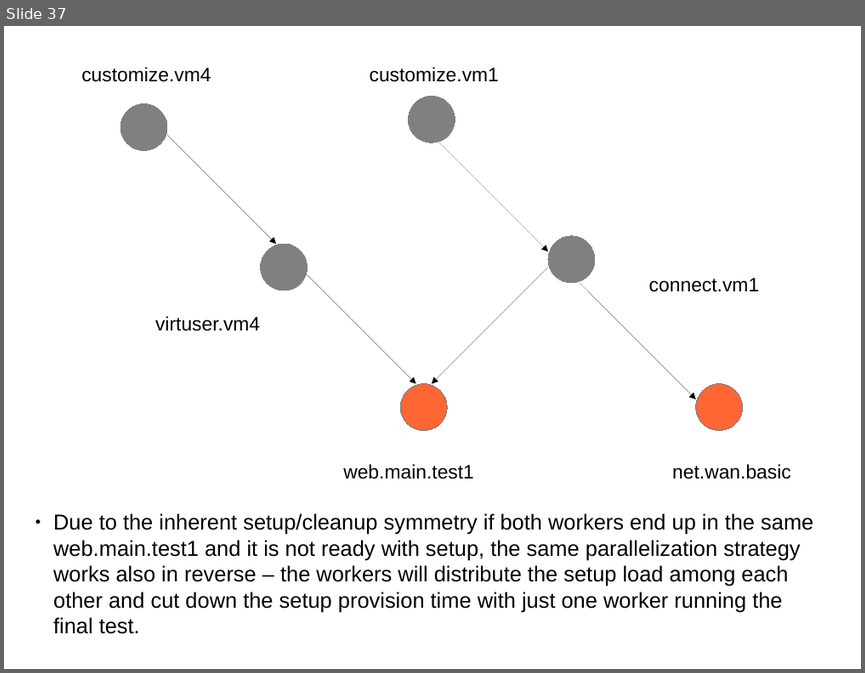
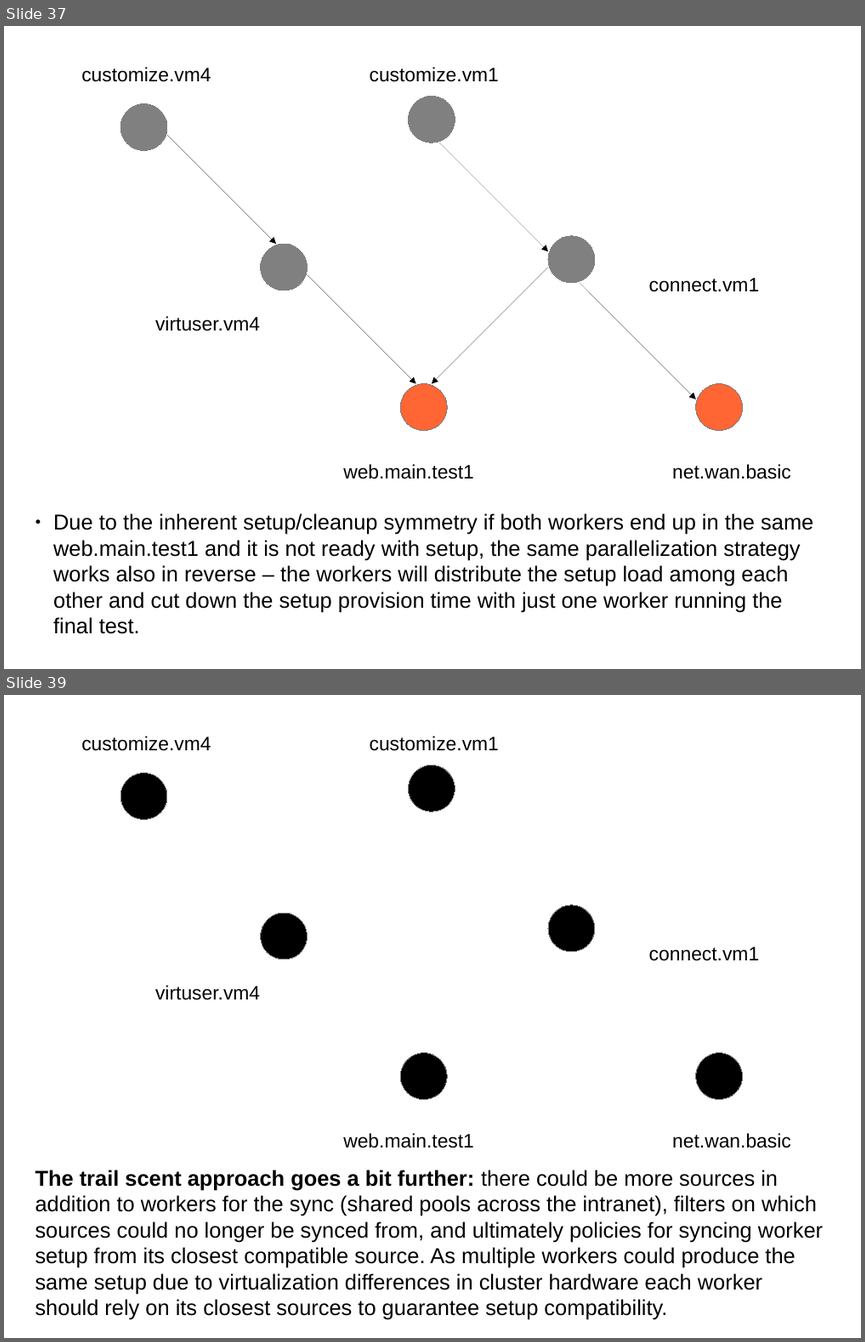
Before and after one commit to intra2net/avocado-i2n, a slide deck: doc/test_traversal_algorithm.odp. Shown one above the other, each under a label of ours: slide 37 before the commit, slides 37 and 39 after it; the slides between them are not shown. The pictures are 865x673 and 865x1342 pixels, drawn with LibreOffice and Linux fonts; fonts in the diff are those of the drawing. Boxes give left, top, right and bottom in pixels: in the first picture for what was removed or moved away, otherwise in the second. Text is boxed around its words. In the diff, an @@ line names an element or a change of style, - is before the commit and + after.

```diff
--- a/doc/test_traversal_algorithm.odp
+++ b/doc/test_traversal_algorithm.odp
@@ slide 39 added at (4, 695, 861, 1338), background #FFFFFF @@
@@ text added at (81, 736, 211, 751), 18 pt, text #000000 @@
+customize.vm4
@@ text added at (370, 736, 499, 751), 18 pt, text #000000 @@
+customize.vm1
@@ ellipse added at (409, 765, 455, 811), fill #000000, outline #808080 0 pt @@
@@ ellipse added at (120, 772, 167, 819), fill #000000, outline #808080 0 pt @@
@@ ellipse added at (261, 913, 307, 959), fill #000000, outline #808080 0 pt @@
@@ ellipse added at (548, 905, 595, 952), fill #000000, outline #808080 0 pt @@
@@ text added at (649, 947, 759, 961), 18 pt, text #000000 @@
+connect.vm1
@@ text added at (155, 985, 260, 1000), 18 pt, text #000000 @@
+virtuser.vm4
@@ ellipse added at (400, 1053, 447, 1100), fill #000000, outline #808080 0 pt @@
@@ ellipse added at (696, 1053, 743, 1100), fill #000000, outline #808080 0 pt @@
@@ text added at (343, 1133, 474, 1148), 18 pt, text #000000 @@
+web.main.test1
@@ text added at (672, 1133, 791, 1148), 18 pt, text #000000 @@
+net.wan.basic
@@ text added at (35, 1169, 823, 1320), 20 pt, text #000000 @@
+The trail scent approach goes a bit further: there could be more sources in addition to workers for the sync (shared pools across the intranet), filters on which sources could no longer be synced from, and ultimately policies for syncing worker setup from its closest compatible source. As multiple workers could produce the same setup due to virtualization differences in cluster hardware each worker should rely on its closest sources to guarantee setup compatibility.
```
Also in this commit, not shown: 2 slides changed, 2 other files.
